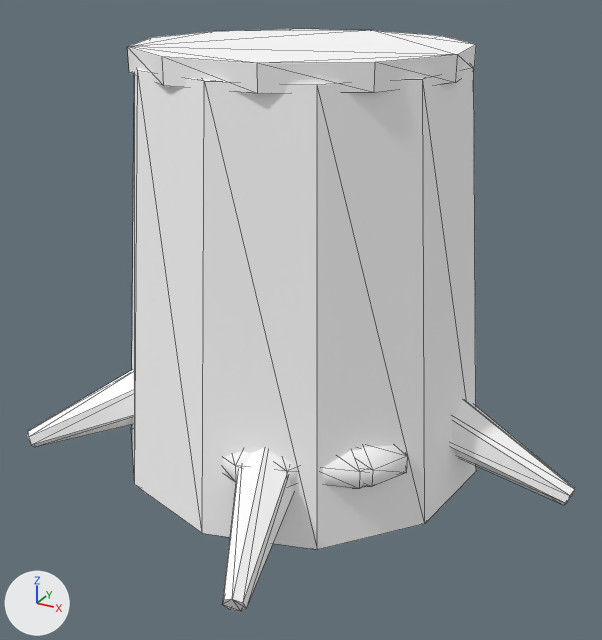
Renders of the glTF model assets/generated/stump_mossy_autumn.glb from each side of a commit.
Both versions are drawn from a 50 mm camera at (0.955, -1.744, 1.223) aimed at (0.039, -0.078, 0.391). The axes (+X, +Y, +Z) are drawn at lower left. The lights are the same throughout. The older version comes first. Mesh edges are drawn as thin lines. Where no turn or scale is listed for an object, it has been applied to the vertices.

In view in the first picture: 'stump_mossy_autumn'.
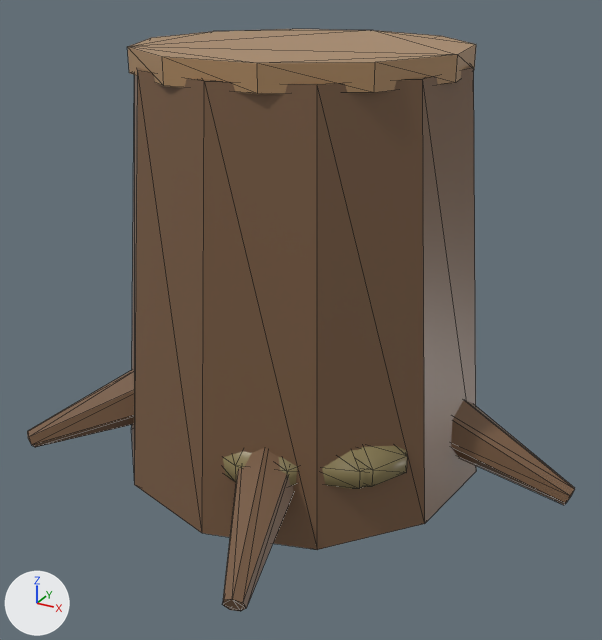
Edits to the bpy script that builds the scene:
```text
Change mat_bark___rough_dark_brown___autumn:
    mat_bark___rough_dark_brown___autumn.base_color: (1.0, 1.0, 1.0) -> (0.19, 0.105, 0.055)  # white #ffffff -> brown #795b42
Change mat_cut_wood___warm_heartwood___autumn:
    mat_cut_wood___warm_heartwood___autumn.base_color: (1.0, 1.0, 1.0) -> (0.42, 0.25, 0.12)  # white #ffffff -> brown #ad8961
Change mat_moss___damp_green___autumn:
    mat_moss___damp_green___autumn.base_color: (1.0, 1.0, 1.0) -> (0.25, 0.2, 0.085)  # white #ffffff -> yellow #897c52
```

Pixel boxes (x1, y1, x2, y2) of what changed, in the pictures (602 x 640 px):
'stump_mossy_autumn', recoloured (white to brown): (27, 29, 575, 611) in both
